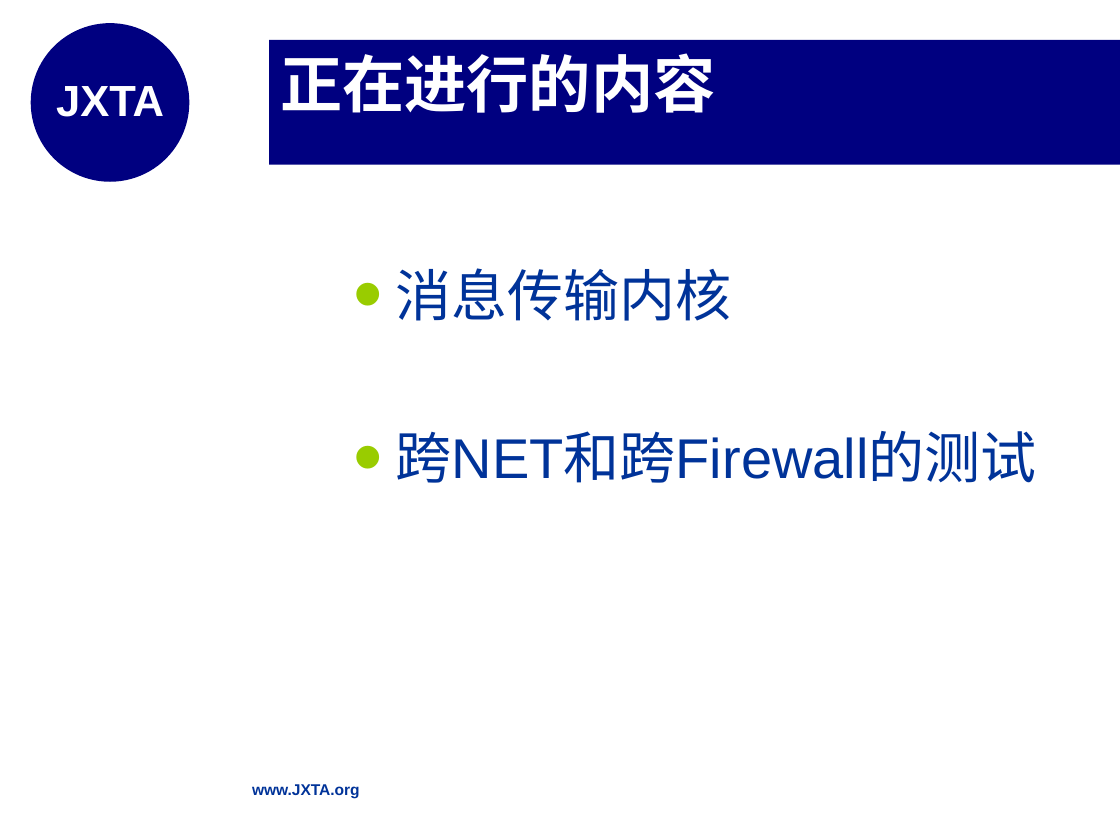
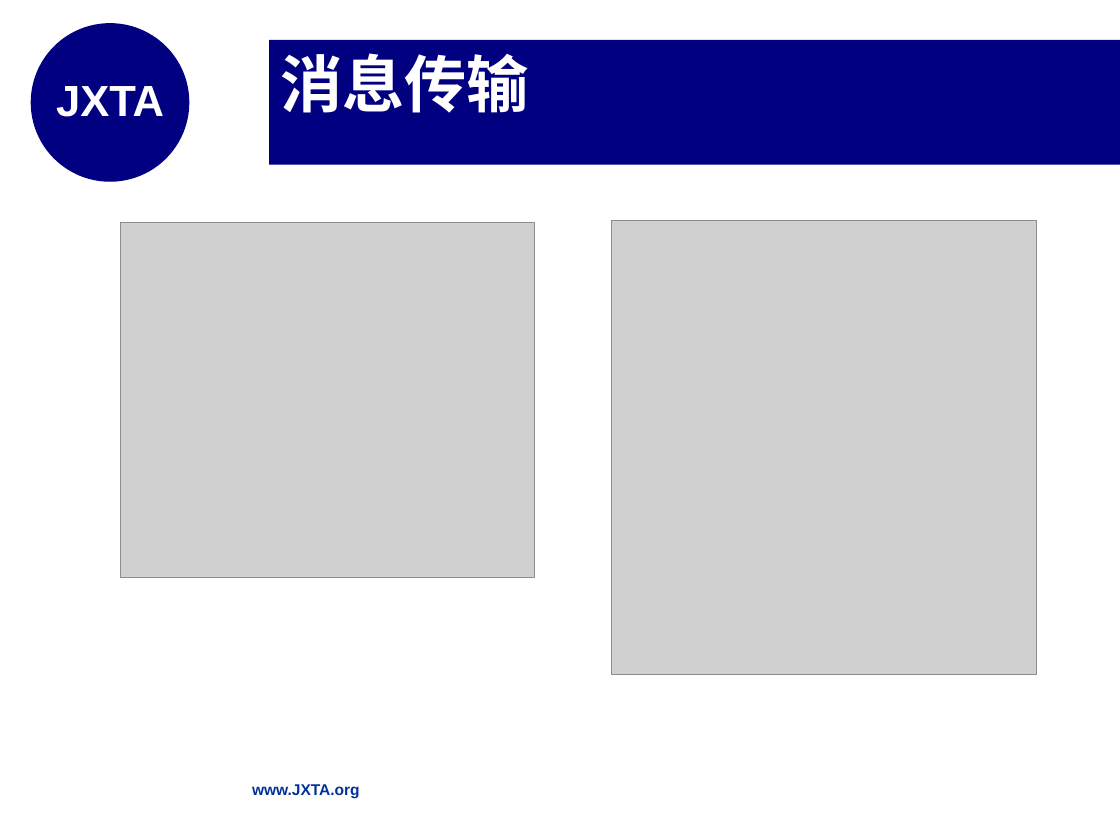
Before and after one commit to shanboli/finalprojectdocbackup, a slide deck: slide 24 of 1.0/李善博毕设答辩.ppt (slide 21 before the commit). Drawn at 1120x840 pixels with LibreOffice and Linux fonts; fonts in the diff are those of the drawing; grey boxes stand for pictures; background and template pictures are left out. Boxes give left, top, right and bottom in pixels: in the first picture for what was removed or moved away, otherwise in the second. Text is boxed around its words. In the diff, an @@ line names an element or a change of style, - is before the commit and + after.

```diff
--- a/1.0/李善博毕设答辩.ppt
+++ b/1.0/李善博毕设答辩.ppt
@@ title at (x1=280, y1=53, x2=529, y2=113): text changed @@
-正在进行的内容
+消息传输
@@ picture added at (x1=120, y1=223, x2=534, y2=578) @@
@@ picture added at (x1=612, y1=221, x2=1036, y2=674) @@
@@ text removed at (x1=396, y1=268, x2=1037, y2=483) @@
-• 消息传输内核
-• 跨NET和跨Firewall的测试
```
Also in this commit, not shown: 12 other slides changed, 13 slides added, 8 slides removed.
